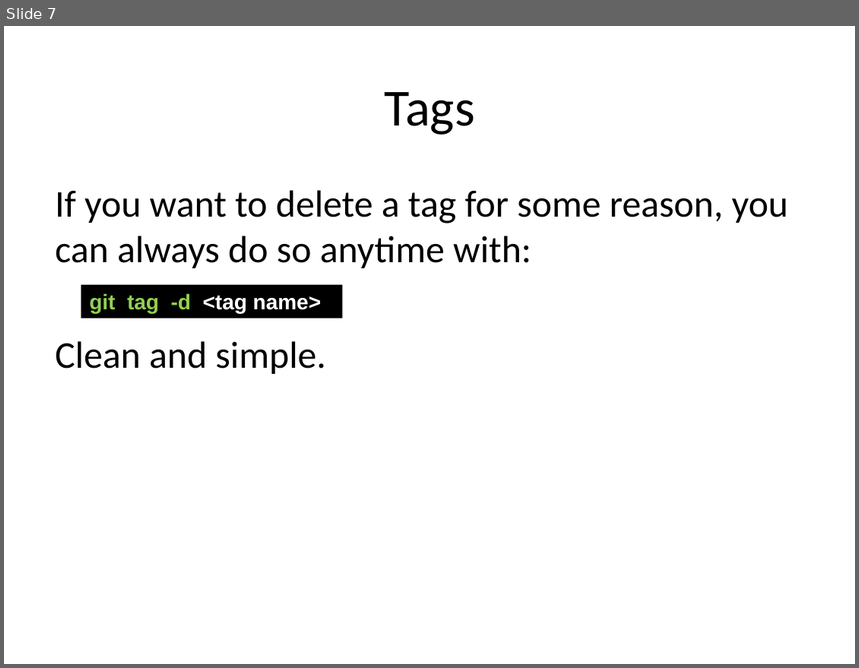
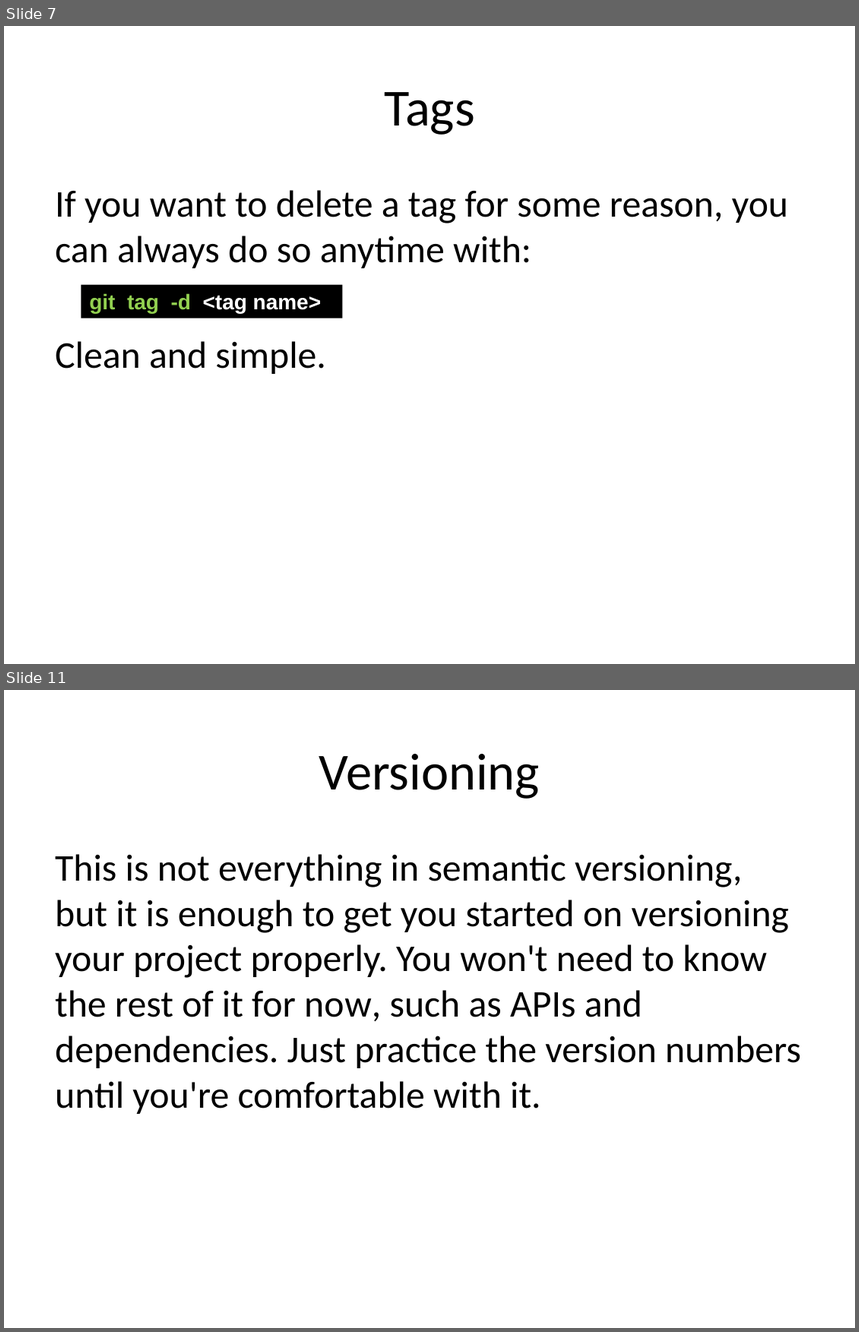
Before and after one commit to JaceTan/programming-notes, a slide deck: Tags and Versioning.pptx. Shown one above the other, each under a label of ours: slide 7 before the commit, slides 7 and 11 after it; the slides between them are not shown. The pictures are 859x668 and 859x1332 pixels, drawn with LibreOffice and Linux fonts; fonts in the diff are those of the drawing. Boxes give left, top, right and bottom in pixels: in the first picture for what was removed or moved away, otherwise in the second. Text is boxed around its words. In the diff, an @@ line names an element or a change of style, - is before the commit and + after.

Commit message:
completed Versioning portion

```diff
--- a/Tags and Versioning.pptx
+++ b/Tags and Versioning.pptx
@@ slide 11 added at (4,690,855,1328), background #FFFFFF @@
@@ title added at (319,754,540,799), 44 pt, text #000000 @@
+Versioning
@@ text added at (55,854,801,1114), 32 pt, text #000000 @@
+This is not everything in semantic versioning, but it is enough to get you started on versioning your project properly. You won't need to know the rest of it for now, such as APIs and dependencies. Just practice the version numbers until you're comfortable with it.
```
Also in this commit, not shown: 3 other slides added, 1 other file.
